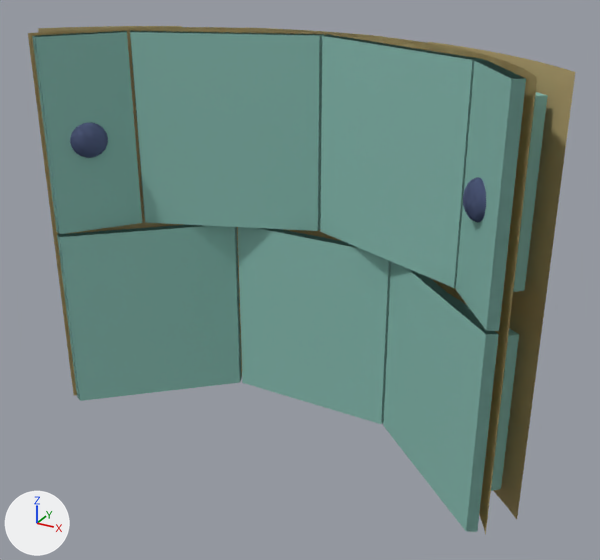
Renders of the glTF model assets/ap2-capillary-barriers.glb from each side of a commit.
Both versions are drawn from a 50 mm camera at (1.69, -3.22, 1.35) aimed at (0.08, -0.28, -0.12). The lights are fixed; the arrows at lower left show +X, +Y and +Z. The older version comes first. Vertices at exactly the same position are counted once.

In view in the first picture: 'continuous_endothelium', 'fenestrated_basement', 'fenestrated_endothelium', 'fenestrated_nuclei', 'sinusoidal_basement', 'sinusoidal_endothelium'.
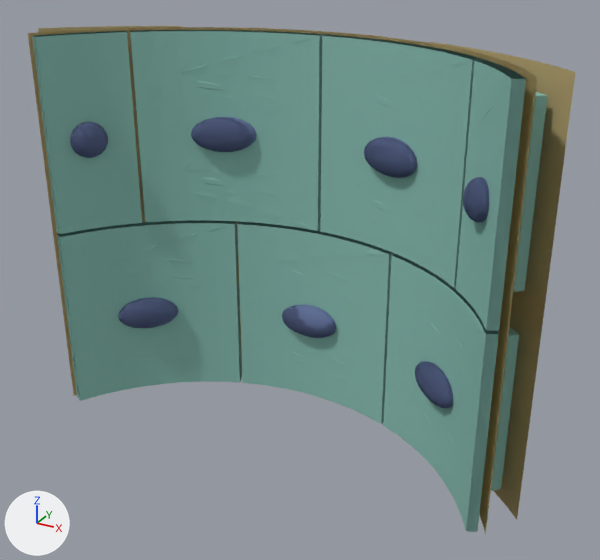
What changed in the scene script:
```text
Change me_mesh_0:
    used by ob_continuous_endothelium; location = (0.0, 0.0, 0.0)
    remove me_mesh_0.from_pydata(...)  # 56 vertices, 84 faces; spans x -1.04..1.04, y -0.61..0.04, z -0.88..0.88
    add me_mesh_0.from_pydata(...)  # 1530 vertices, 3032 faces; spans x -1.04..1.04, y -0.61..0.04, z -0.88..0.88
    me_mesh_0 part 1: 1474 vertices added at x -1.04..1.04, y -0.61..0.04, z -0.88..0.88
Change me_mesh_3:
    used by ob_fenestrated_endothelium; location = (0.0, 0.0, 0.0)
    remove me_mesh_3.from_pydata(...)  # 1400 vertices, 2940 faces; spans x -1.04..1.04, y -0.61..0.04, z -0.88..0.88
    add me_mesh_3.from_pydata(...)  # 4426 vertices, 8992 faces; spans x -1.04..1.04, y -0.61..0.04, z -0.88..0.88
    me_mesh_3 part 2: 3026 vertices added at x -1.04..1.04, y -0.61..0.04, z -0.88..0.88
```

Where the change shows, as pixel boxes (x1, y1, x2, y2) in the pictures (600 x 560 px):
'continuous_endothelium', reshaped: before (36, 32, 511, 531); after (36, 31, 511, 530)
'fenestrated_endothelium', reshaped (mostly hidden before): before (32, 31, 526, 532); after (32, 30, 526, 532)
part 1 of me_mesh_0, added (cyan): after (36, 31, 511, 530)
part 2 of me_mesh_3, added (cyan): after (32, 30, 526, 532)
'fenestrated_nuclei', unchanged, uncovered by the edit: before (70, 123, 486, 222); after (70, 117, 489, 408)
